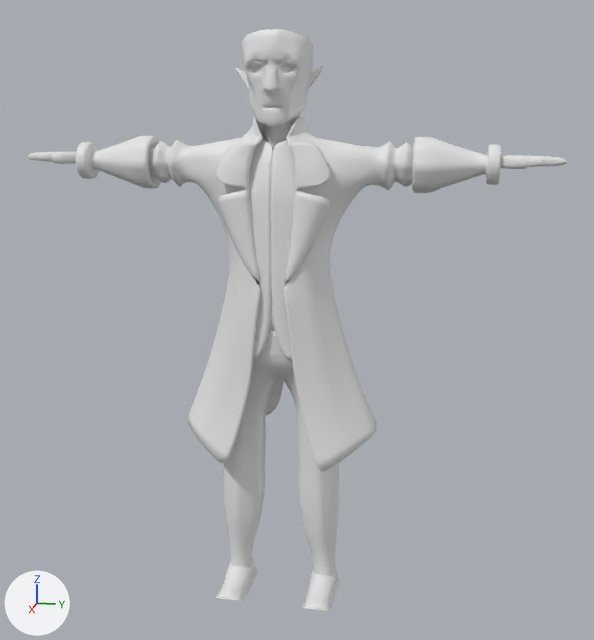
The Blender file SkillsUSA [Contestant#4398]/gEREHART.blend as it was, and as the next commit left it.
Camera for both pictures: a 50 mm camera at (5.39, 1.22, 3.42) aimed at (-0.07, 0.12, 2.06). Arrows for +X, +Y and +Z are at lower left; the lights stay in place.

In view in the first picture: 'Hands', 'LeftShoe', 'PantsAndStuff', 'RightShoe', 'TheJacket', 'Vert'.
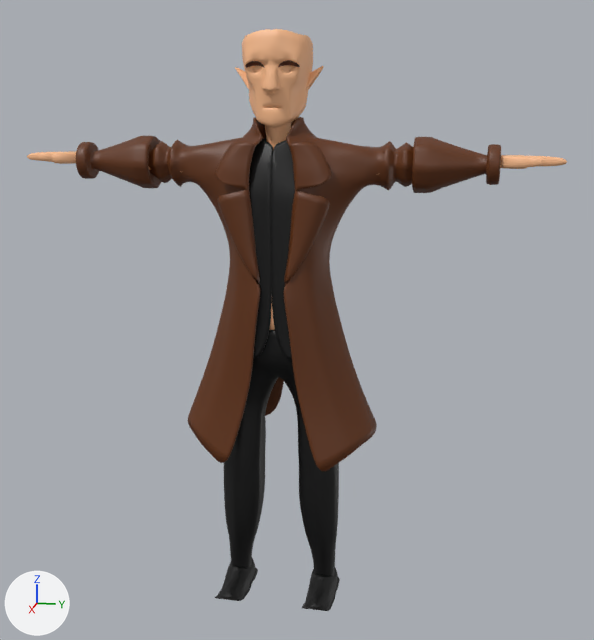
Diff of the bpy script that builds the scene:
```diff
--- a/SkillsUSA [Contestant#4398]/gEREHART.blend.py
+++ b/SkillsUSA [Contestant#4398]/gEREHART.blend.py
@@ mat_material_002 @@
 mat_material_002 = principled_material('Material.002')
-mat_material_002.base_color = (0.8, 0.8, 0.8)  # white #e7e7e7
+mat_material_002.base_color = (1.0, 0.527, 0.279)  # beige #ffc090
@@ mat_material_001 @@
+mat_material_001 = principled_material('Material.001')
+mat_material_001.base_color = (1.0, 0.527, 0.279)  # beige #ffc090
@@ mat_material_006 @@
+mat_material_006 = principled_material('Material.006')
+mat_material_006.base_color = (0.0, 0.0, 0.0)  # black #000000
@@ mat_material_007 @@
+mat_material_007 = principled_material('Material.007')
+mat_material_007.base_color = (0.0, 0.0, 0.0)  # black #000000
@@ mat_material_004 @@
+mat_material_004 = principled_material('Material.004')
+mat_material_004.base_color = (0.0, 0.0, 0.0)  # black #000000
@@ mat_material_005 @@
+mat_material_005 = principled_material('Material.005')
+mat_material_005.base_color = (0.123, 0.0314, 0.00389)  # brown #62320d
@@ me_plane @@
 me_plane.from_pydata(...)  # 271 vertices, 241 faces; spans x -0.42..0.3, y 0.0..1.42, z 1.8..4.17
+me_plane.materials.append(mat_material_005)  # brown #62320d
@@ me_plane_001 @@
 me_plane_001.from_pydata(...)  # 154 vertices, 128 faces, 1 loose edge; spans x -1.06..2.17, y 0.0..0.43, z -0.55..0.01
+me_plane_001.materials.append(mat_material_004)  # black #000000
@@ me_cube_001 @@
 me_cube_001.from_pydata(...)  # 11138 vertices, 11136 faces; spans x -0.194..0.337, y -0.416..-0.204, z 0.0..0.171
+me_cube_001.materials.append(mat_material_007)  # black #000000
@@ me_cube_002 @@
 me_cube_002.from_pydata(...)  # 11138 vertices, 11136 faces; spans x -0.194..0.337, y 0.223..0.435, z 0.0..0.171
+me_cube_002.materials.append(mat_material_006)  # black #000000
@@ me_cube_003 @@
 me_cube_003.from_pydata(...)  # 280 vertices, 276 faces; spans x -3.9..-1.4, y -17.5..17.6, z 1.2..1.9
+me_cube_003.materials.append(mat_material_001)  # beige #ffc090
```

What differs and where, as boxes [x1, y1, x2, y2] in the pictures (594 x 640 px):
'TheJacket', recoloured (white to brown)
    both: [76, 117, 501, 471]
'PantsAndStuff', recoloured (white to black)
    both: [224, 138, 339, 576]
'Vert', recoloured (white to brown)
    both: [235, 29, 324, 128]
'Hands', recoloured (white to beige)
    both: [27, 151, 567, 169]
'LeftShoe', recoloured (white to black)
    both: [302, 568, 340, 611]
'RightShoe', recoloured (white to black)
    both: [215, 558, 258, 601]
